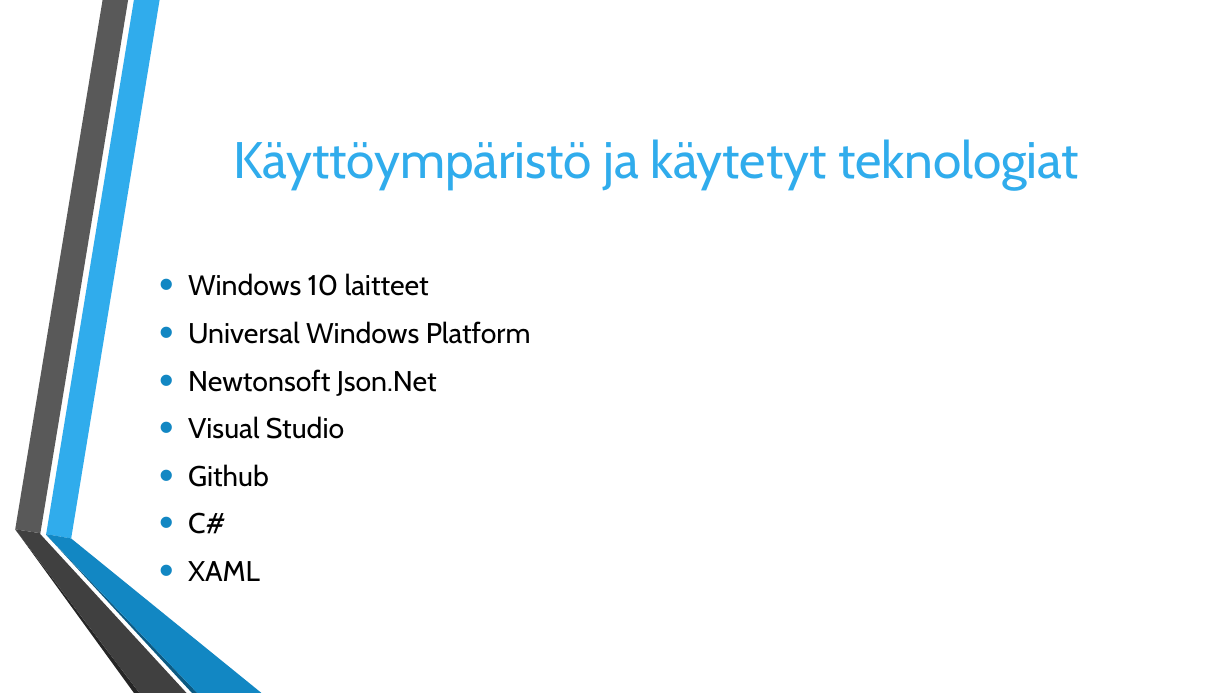
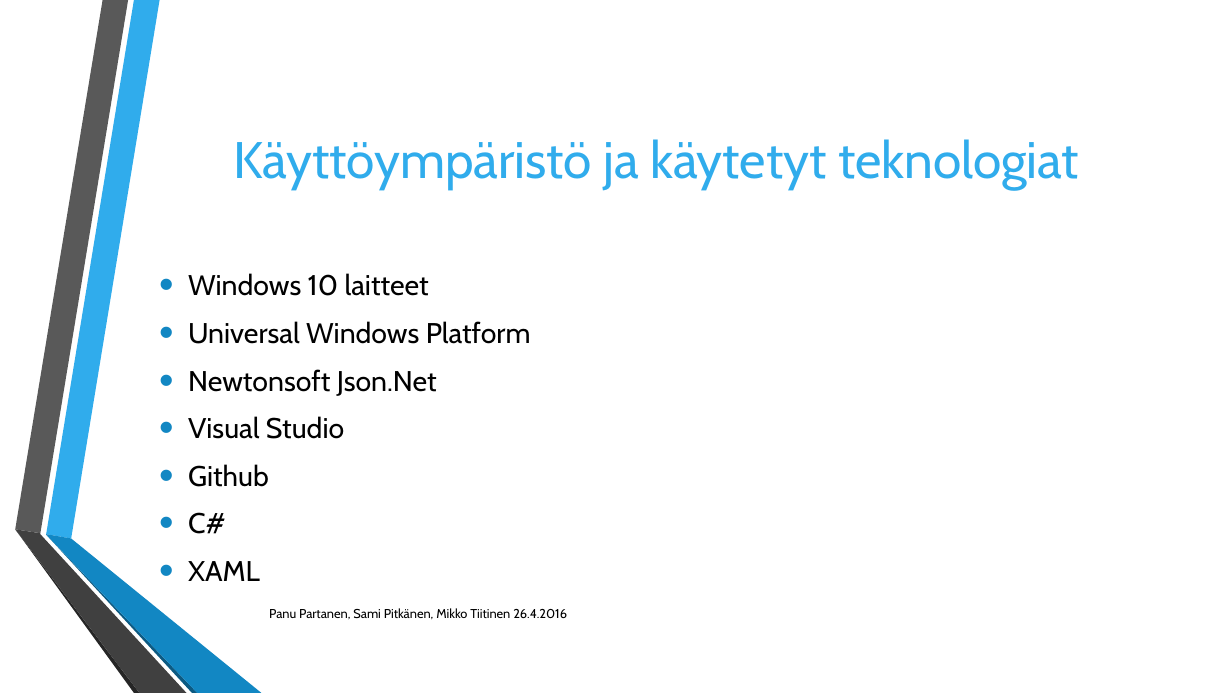
Before and after one commit to bilebucket/PetCapsule, a slide deck: slide 3 of PetCapsule.pptx. Drawn at 1232x693 pixels with LibreOffice and Linux fonts; fonts in the diff are those of the drawing; background and template pictures are left out. Boxes give left, top, right and bottom in pixels: in the first picture for what was removed or moved away, otherwise in the second. Text is boxed around its words. In the diff, an @@ line names an element or a change of style, - is before the commit and + after.

```diff
--- a/PetCapsule.pptx
+++ b/PetCapsule.pptx
@@ text added at [269, 608, 567, 619], 10 pt, text #000000 @@
+Panu Partanen, Sami Pitkänen, Mikko Tiitinen 26.4.2016
```
Also in this commit, not shown: 3 other slides changed, 5 slides added.
